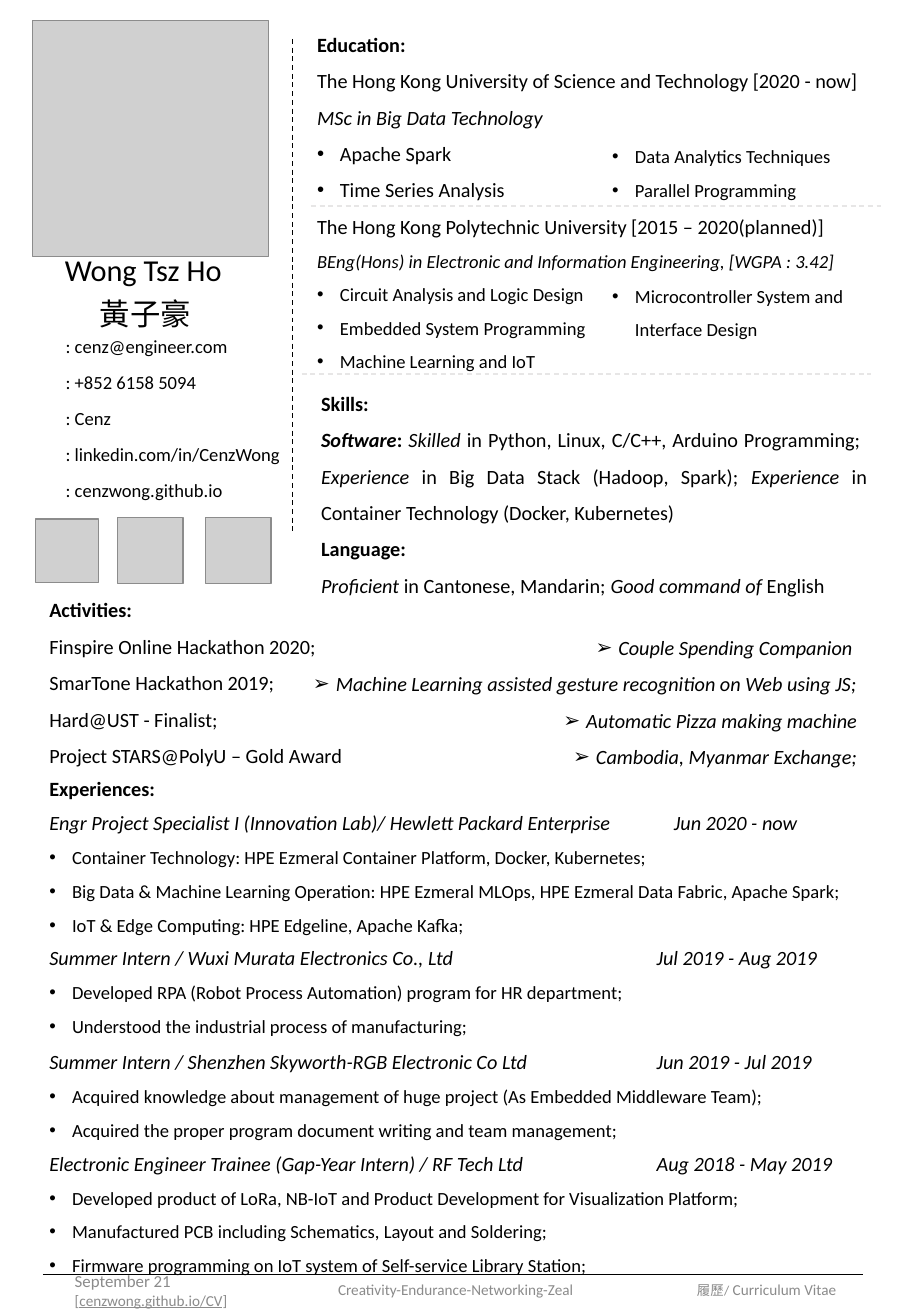
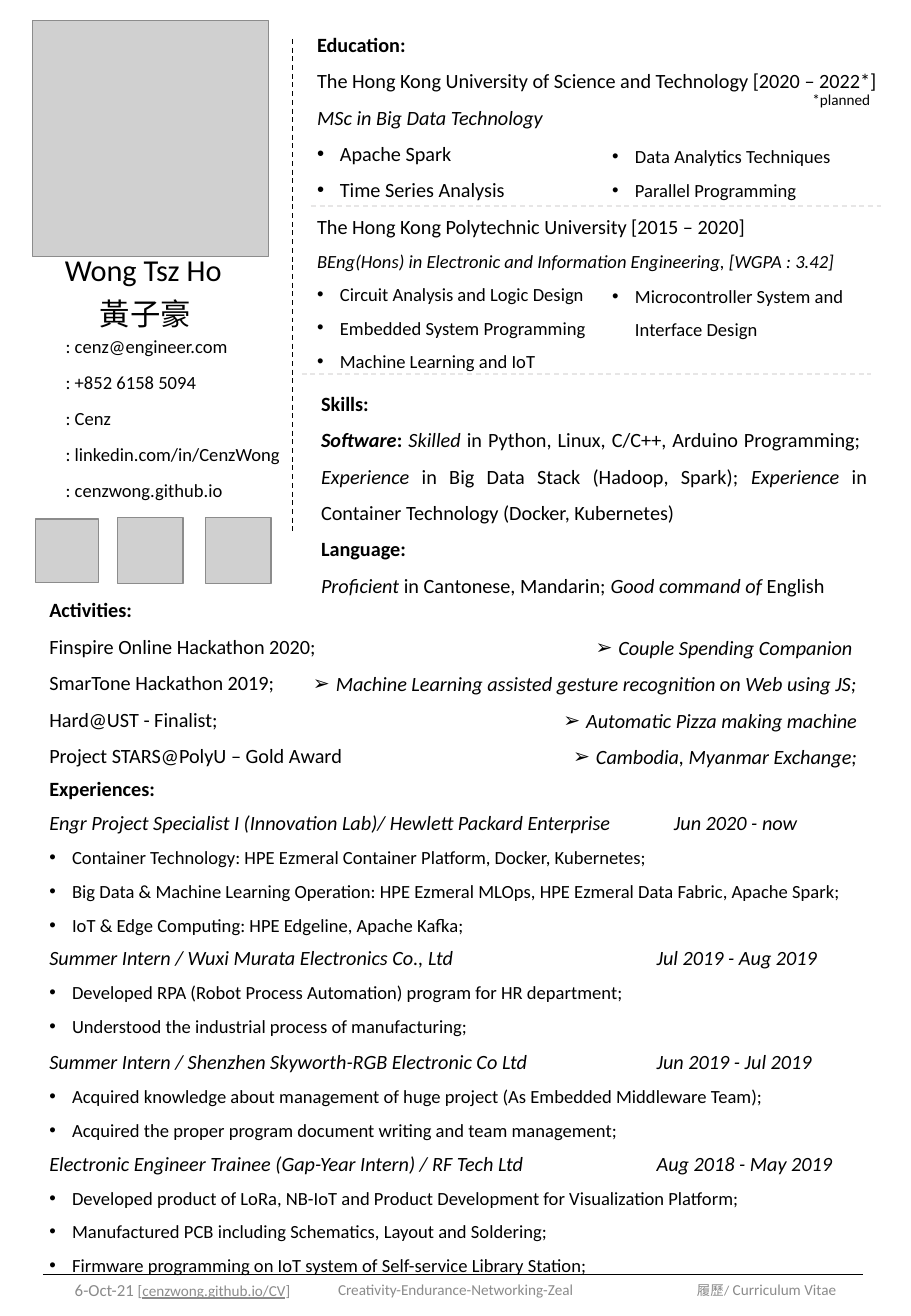
Before and after one commit to cenzwong/cenzwong.github.io, a slide deck: slide 9 of CV/Cenz_WongTszHo_Resume_20210927.pptx. Drawn at 911x1316 pixels with LibreOffice and Linux fonts; fonts in the diff are those of the drawing; grey boxes stand for pictures; background and template pictures are left out. Boxes give left, top, right and bottom in pixels: in the first picture for what was removed or moved away, otherwise in the second. Text is boxed around its words. In the diff, an @@ line names an element or a change of style, - is before the commit and + after.

```diff
--- a/CV/Cenz_WongTszHo_Resume_20210927.pptx
+++ b/CV/Cenz_WongTszHo_Resume_20210927.pptx
@@ text at bbox=[317, 73, 876, 92]: text changed @@
-The Hong Kong University of Science and Technology [2020 - now]
+The Hong Kong University of Science and Technology [2020 – 2022*]
@@ text added at bbox=[812, 94, 870, 108], 9 pt, text #000000 @@
+*planned
@@ text at bbox=[317, 219, 745, 238]: text changed @@
-The Hong Kong Polytechnic University [2015 – 2020(planned)]
+The Hong Kong Polytechnic University [2015 – 2020]
@@ text at bbox=[75, 1284, 290, 1299]: text changed @@
-September 21 [cenzwong.github.io/CV]
+6-Oct-21 [cenzwong.github.io/CV]
```
Also in this commit, not shown: 8 other slides changed.
